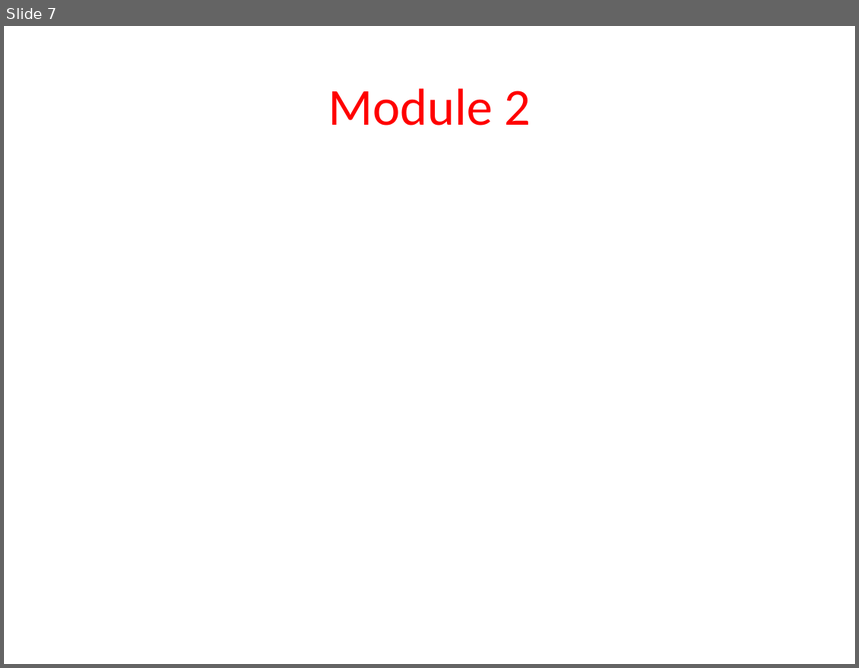
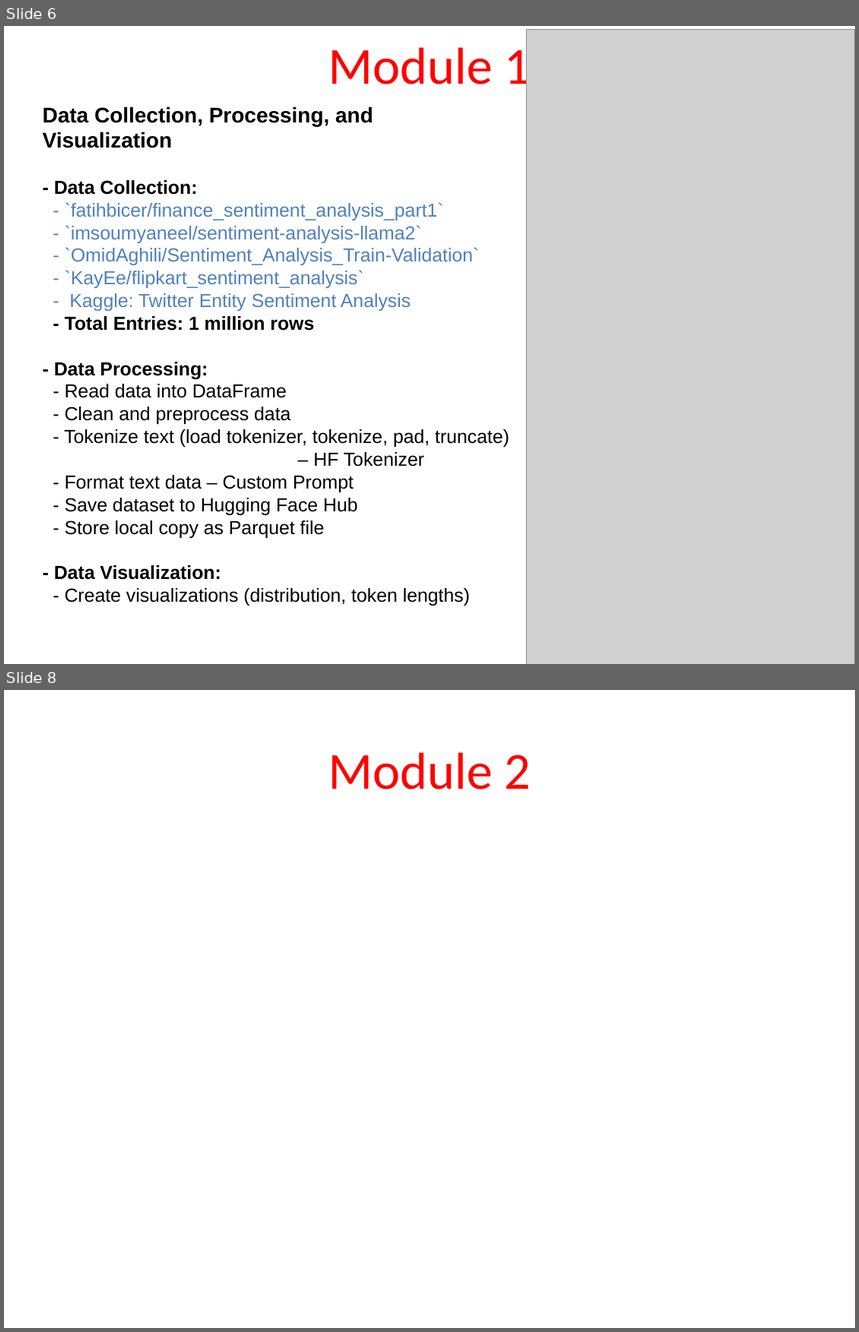
Before and after one commit to Siddharth-magesh/Sentiment-Analysis, a slide deck: presentations/Assignment - Project Template.ppt. Shown one above the other, each under a label of ours: slide 7 before the commit, slides 6 and 8 after it; the slides between them are not shown. The pictures are 859x668 and 859x1332 pixels, drawn with LibreOffice and Linux fonts; fonts in the diff are those of the drawing; grey boxes stand for pictures. Boxes give left, top, right and bottom in pixels: in the first picture for what was removed or moved away, otherwise in the second. Text is boxed around its words. In the diff, an @@ line names an element or a change of style, - is before the commit and + after.

```diff
--- a/presentations/Assignment - Project Template.ppt
+++ b/presentations/Assignment - Project Template.ppt
@@ slide 6 added at (4, 26, 855, 664), background #FFFFFF @@
@@ title added at (329, 40, 531, 96), 44 pt, text #FF0000 @@
+Module 1
@@ picture added at (527, 29, 855, 664) @@
@@ text added at (43, 107, 509, 606), 16 pt, text #000000 @@
+Data Collection, Processing, and
+Visualization
+- Data Collection:
+- `fatihbicer/finance_sentiment_analysis_part1`
+- `imsoumyaneel/sentiment-analysis-llama2`
+- `OmidAghili/Sentiment_Analysis_Train-Validation`
+- `KayEe/flipkart_sentiment_analysis`
+- Kaggle: Twitter Entity Sentiment Analysis
+- Total Entries: 1 million rows
+- Data Processing:
+- Read data into DataFrame
+- Clean and preprocess data
+- Tokenize text (load tokenizer, tokenize, pad, truncate) – HF Tokenizer
+- Format text data – Custom Prompt
+- Save dataset to Hugging Face Hub
+- Store local copy as Parquet file
+- Data Visualization:
+- Create visualizations (distribution, token lengths)
@@ what was slide 7 is now slide 8 @@
```
Also in this commit, not shown: 1 slide changed, 2 other files.
